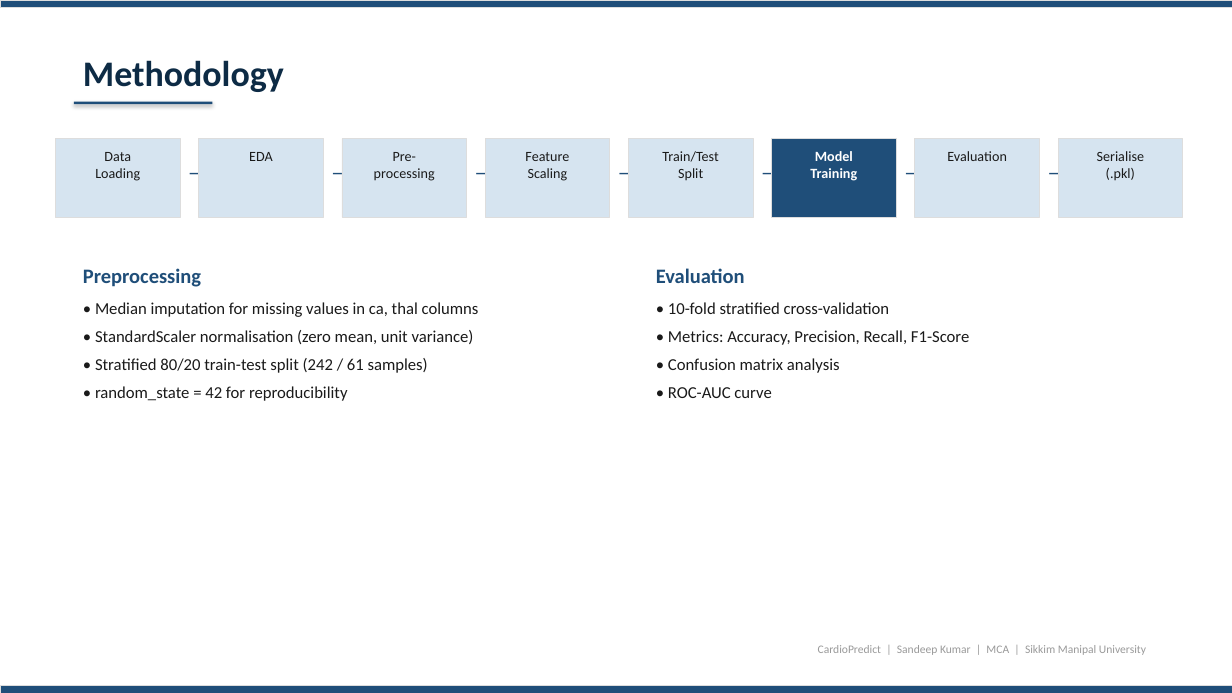
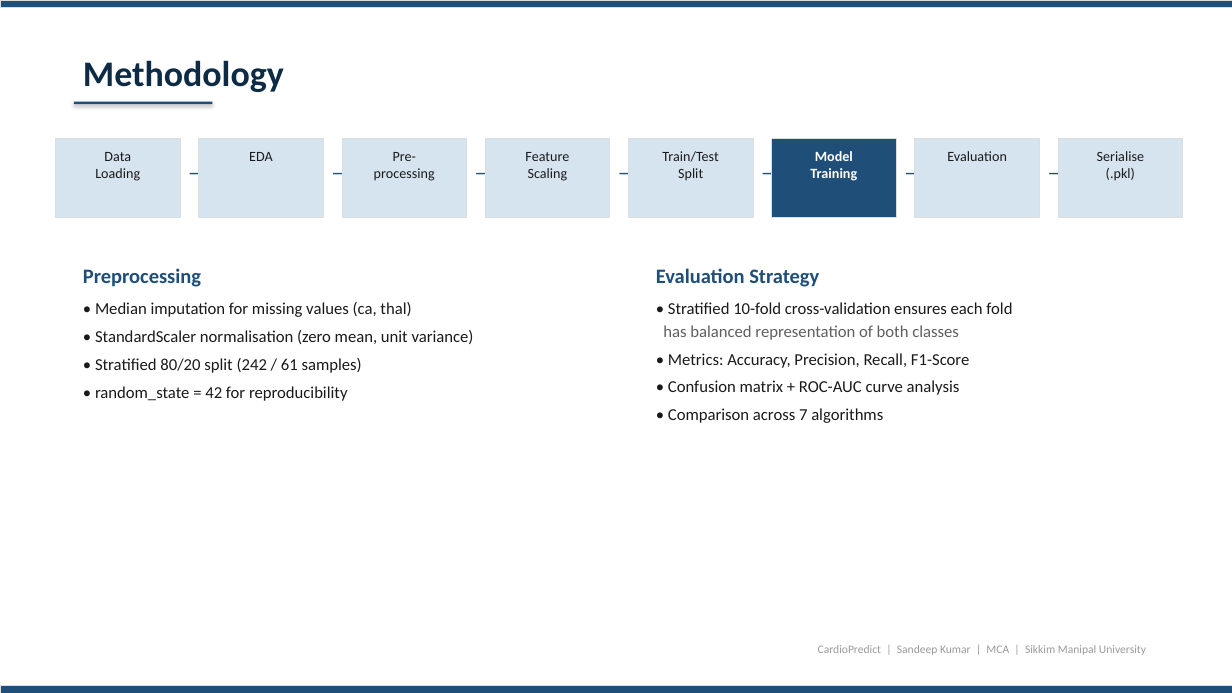
Before and after one commit to sandeeep-kr/HeartDiseaseProject, a slide deck: slide 6 of CardioPredict_Presentation.pptx. Drawn at 1232x693 pixels with LibreOffice and Linux fonts; fonts in the diff are those of the drawing. Boxes give left, top, right and bottom in pixels: in the first picture for what was removed or moved away, otherwise in the second. Text is boxed around its words. In the diff, an @@ line names an element or a change of style, - is before the commit and + after.

```diff
--- a/CardioPredict_Presentation.pptx
+++ b/CardioPredict_Presentation.pptx
@@ text at [656, 268, 1012, 340]: text changed @@
-Evaluation
-• 10-fold stratified cross-validation
+Evaluation Strategy
+• Stratified 10-fold cross-validation ensures each fold
+has balanced representation of both classes
@@ text at [95, 302, 411, 317]: text changed @@
-• Median imputation for missing values in ca, thal columns
+• Median imputation for missing values (ca, thal)
@@ text at [95, 358, 362, 373]: text changed @@
-• Stratified 80/20 train-test split (242 / 61 samples)
+• Stratified 80/20 split (242 / 61 samples)
@@ text at [668, 380, 960, 423]: text changed @@
-• Confusion matrix analysis
-• ROC-AUC curve
+• Confusion matrix + ROC-AUC curve analysis
+• Comparison across 7 algorithms
```
Also in this commit, not shown: 10 other slides changed, 1 other file.
